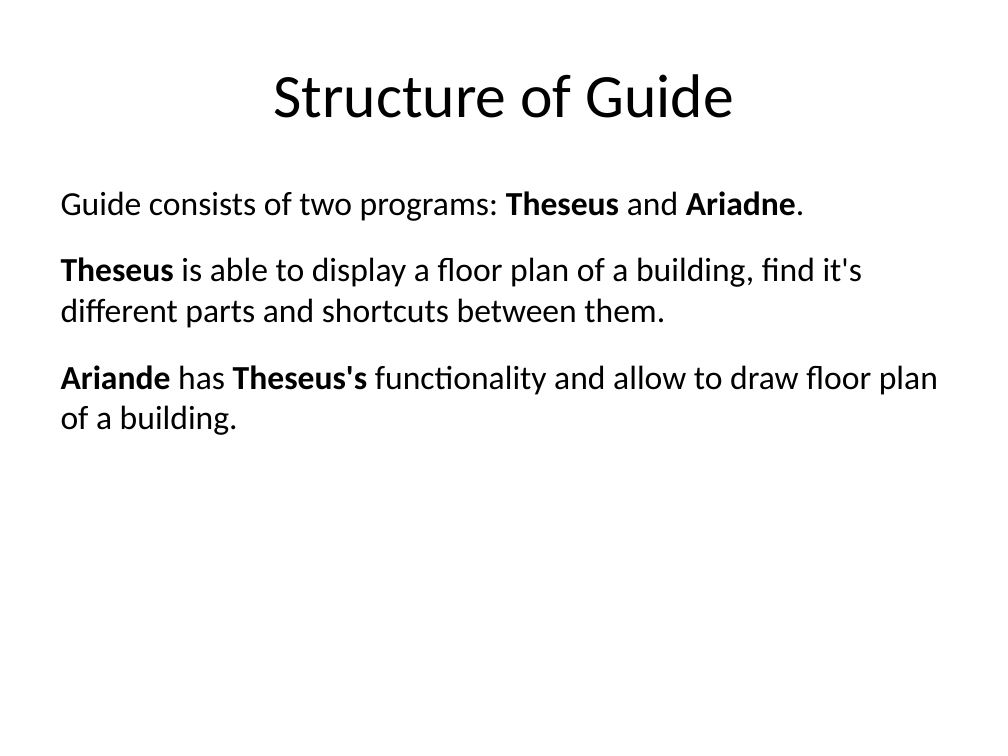
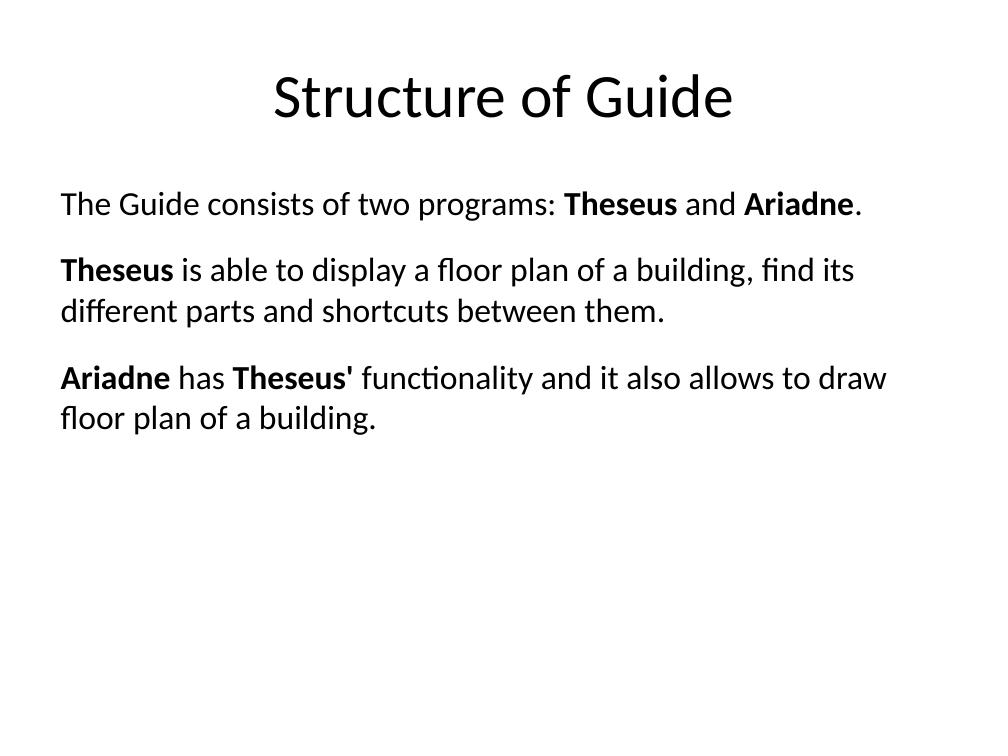
Before and after one commit to rominf/AriadnesThread, a slide deck: slide 3 of Docs/Presentation.odp. Drawn at 1008x756 pixels with LibreOffice and Linux fonts; fonts in the diff are those of the drawing. Boxes give left, top, right and bottom in pixels: in the first picture for what was removed or moved away, otherwise in the second. Text is boxed around its words. In the diff, an @@ line names an element or a change of style, - is before the commit and + after.

```diff
--- a/Docs/Presentation.odp
+++ b/Docs/Presentation.odp
@@ text at box(61, 191, 887, 435): text changed @@
-Guide consists of two programs: Theseus and Ariadne.
-Theseus is able to display a floor plan of a building, find it's different parts and shortcuts between them.
-Ariande has Theseus's functionality and allow to draw floor plan of a building.
+The Guide consists of two programs: Theseus and Ariadne.
+Theseus is able to display a floor plan of a building, find its different parts and shortcuts between them.
+Ariadne has Theseus' functionality and it also allows to draw floor plan of a building.
```
Also in this commit, not shown: 3 other slides changed, 1 other file.
